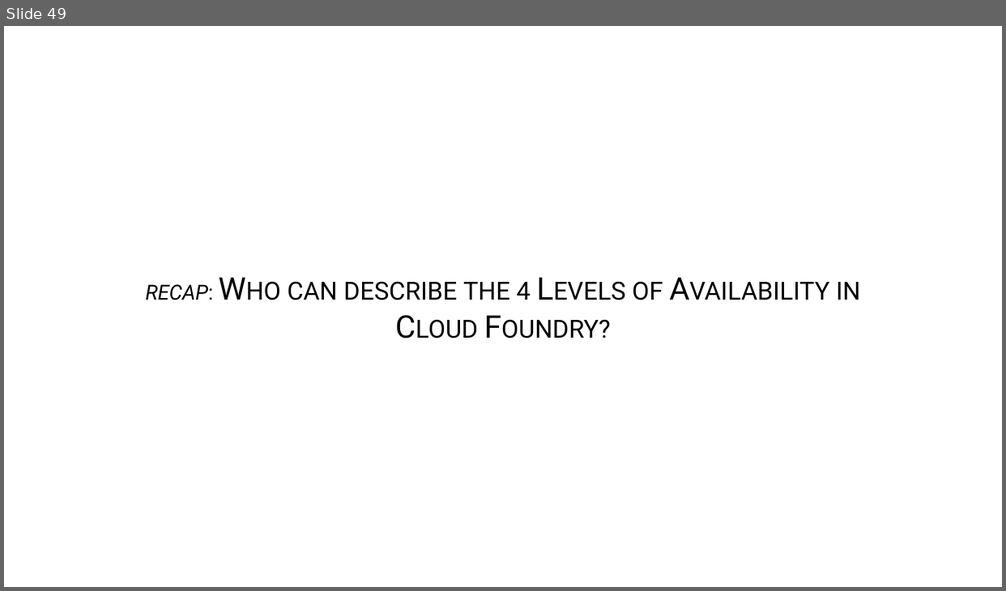
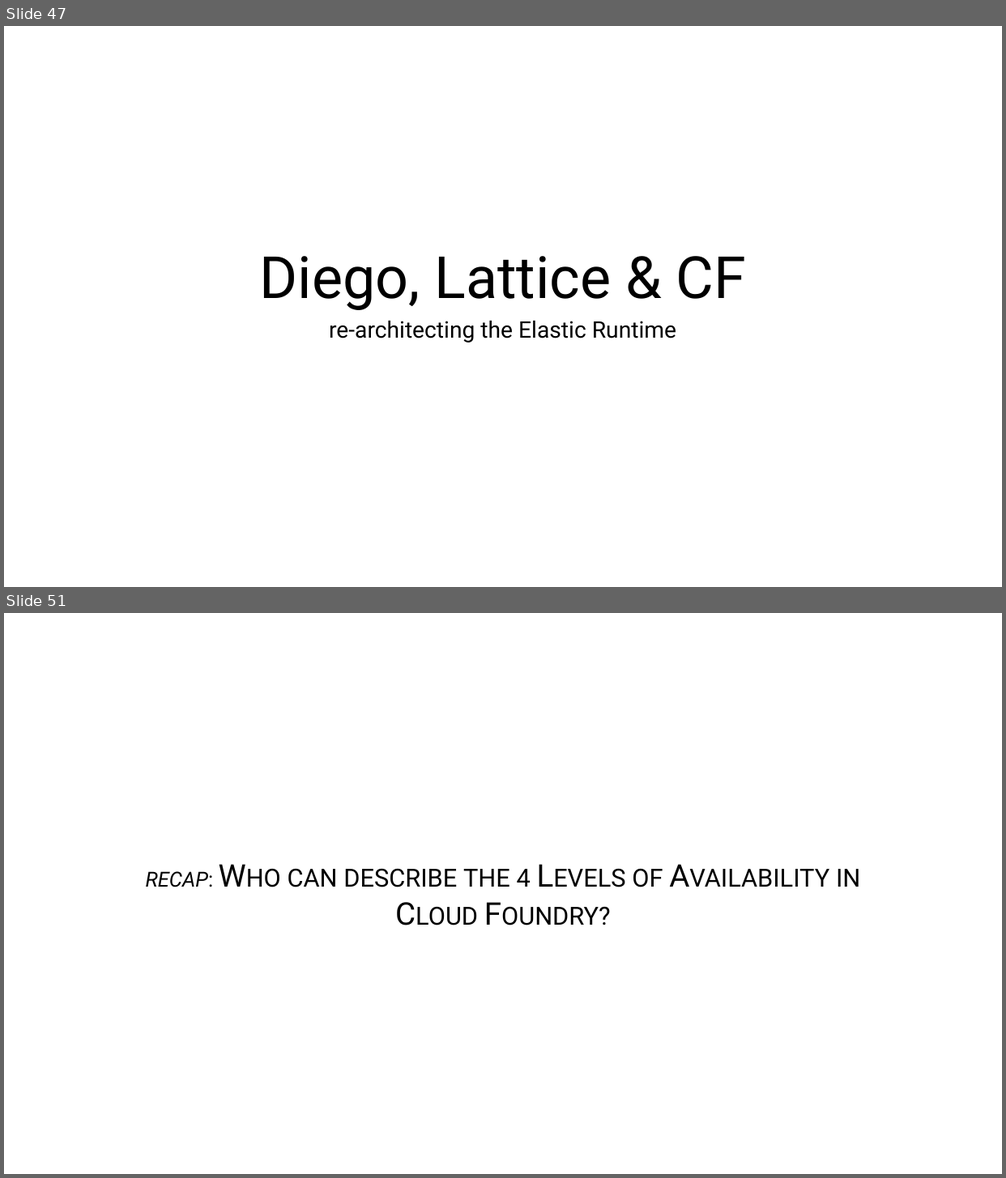
Before and after one commit to krujos/pcf-workshop, a slide deck: overview/Technical_Overview.pptx. Shown one above the other, each under a label of ours: slide 49 before the commit, slides 47 and 51 after it; the slides between them are not shown. The pictures are 1006x591 and 1006x1178 pixels, drawn with LibreOffice and Linux fonts; fonts in the diff are those of the drawing; background and template pictures are left out. Boxes give left, top, right and bottom in pixels: in the first picture for what was removed or moved away, otherwise in the second. Text is boxed around its words. In the diff, an @@ line names an element or a change of style, - is before the commit and + after.

```diff
--- a/overview/Technical_Overview.pptx
+++ b/overview/Technical_Overview.pptx
@@ slide 47 added at <box>4,26,1002,587</box>, background #FFFFFF @@
@@ title added at <box>260,256,746,310</box>, 112 pt, text #000000 @@
+Diego, Lattice & CF
@@ text added at <box>329,320,676,343</box>, 44 pt, text #000000 @@
+re-architecting the Elastic Runtime
@@ what was slide 49 is now slide 51 @@
```
Also in this commit, not shown: 13 slides changed, 3 other slides added, 2 slides removed.
